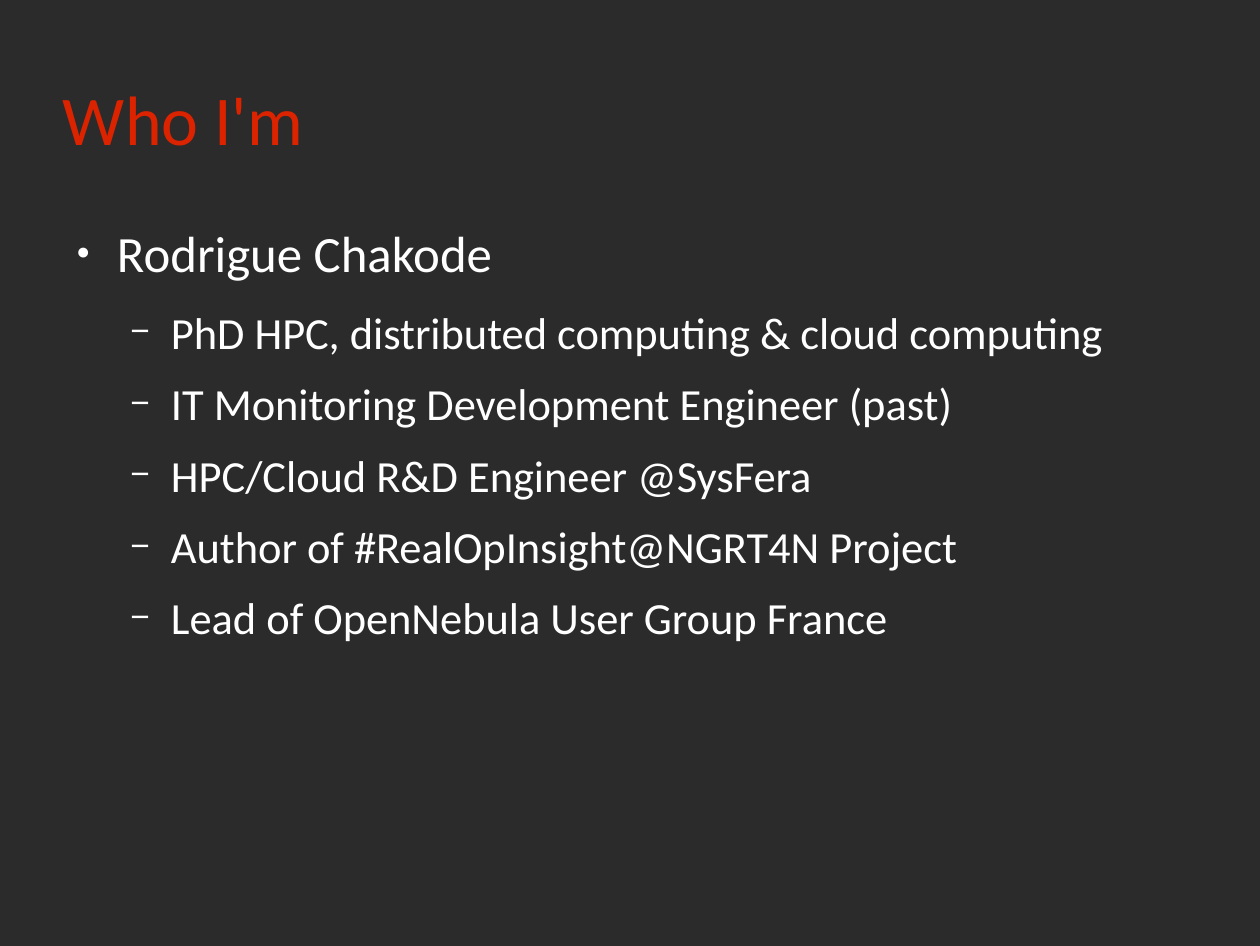
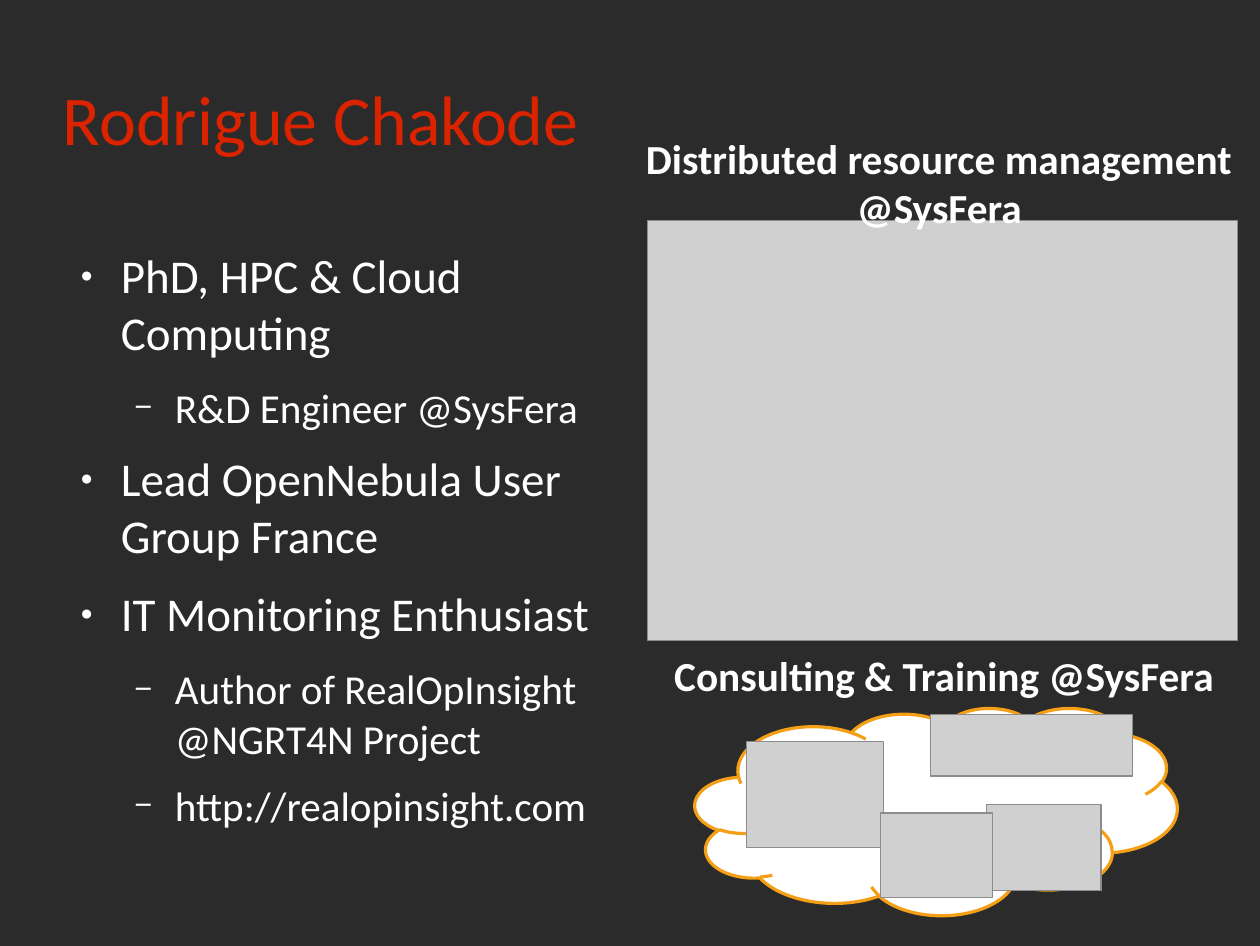
Before and after one commit to rchakode/realopinsight, a slide deck: slide 2 of doc/talks/rmll-2013.odp. Drawn at 1260x946 pixels with LibreOffice and Linux fonts; fonts in the diff are those of the drawing; grey boxes stand for pictures; background and template pictures are left out; a plain dark background stands for a picture behind light text. Boxes give left, top, right and bottom in pixels: in the first picture for what was removed or moved away, otherwise in the second. Text is boxed around its words. In the diff, an @@ line names an element or a change of style, - is before the commit and + after.

```diff
--- a/doc/talks/rmll-2013.odp
+++ b/doc/talks/rmll-2013.odp
@@ title at bbox=[63, 96, 578, 157]: text changed @@
-Who I'm
+Rodrigue Chakode
@@ text added at bbox=[646, 145, 1232, 233], 26 pt, text #FFFFFF, bold @@
+Distributed resource management
+@SysFera
@@ picture added at bbox=[648, 221, 1238, 640] @@
@@ text at bbox=[121, 260, 589, 828]: text changed; size 28 to 25.9 pt @@
-● Rodrigue Chakode
-  − PhD HPC, distributed computing & cloud computing
-  − IT Monitoring Development Engineer (past)
-  − HPC/Cloud R&D Engineer @SysFera
-  − Author of #RealOpInsight@NGRT4N Project
-  − Lead of OpenNebula User Group France
+● PhD, HPC & Cloud Computing
+  − R&D Engineer @SysFera
+● Lead OpenNebula User Group France
+● IT Monitoring Enthusiast
+  − Author of RealOpInsight @NGRT4N Project
+  − http://realopinsight.com
@@ text added at bbox=[674, 662, 1213, 698], 26 pt, text #FFFFFF, bold @@
+Consulting & Training @SysFera
@@ group added at bbox=[695, 708, 1178, 915]: 4 pictures, 1 freeform shape @@
```
Also in this commit, not shown: 8 other slides changed, 5 slides added, 2 slides removed.
